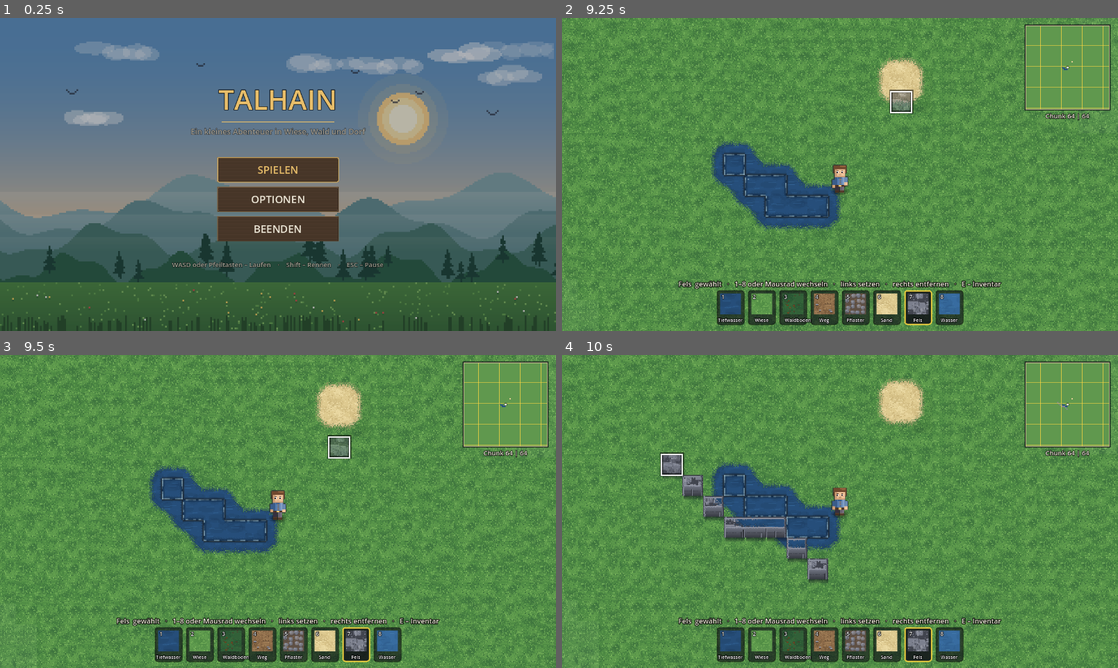
Above: before the commit, frames 1-4 (two rows, left to right).
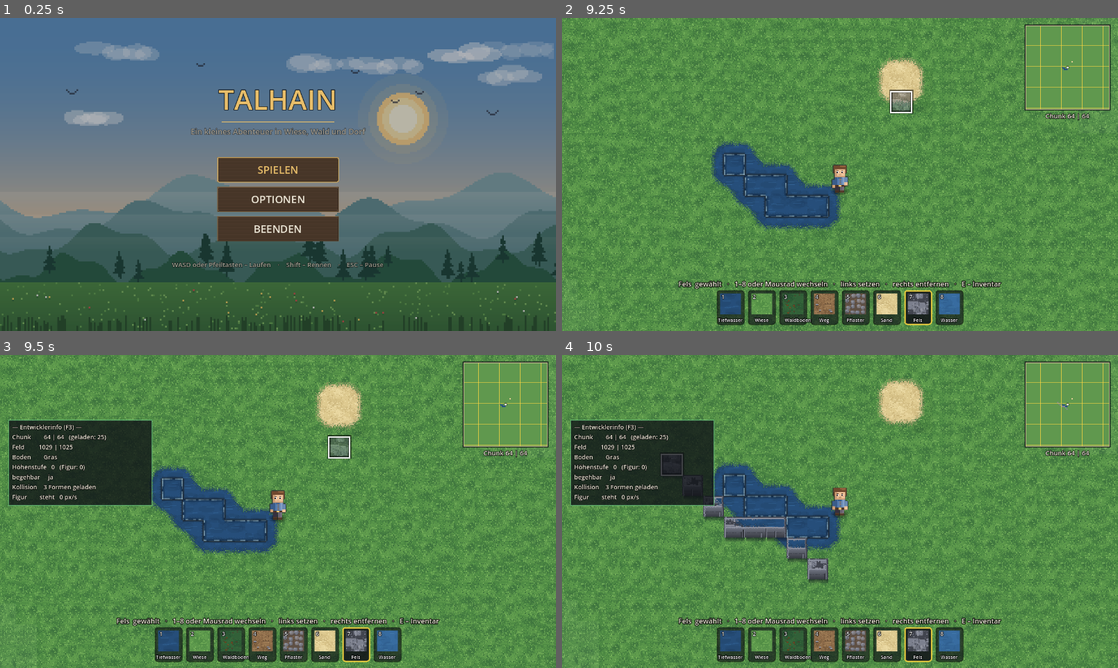
Above: after the commit, the same moments.

Repository: Liouinz/2D-Spiel-
Game: Godot game, scene res://scenes/main.tscn
Two runs of this game, one before a commit and one after it. Both use one fixed random seed, a clock stepped at 60 frames per second and the inputs below.
Inputs (mouse positions are in pixels of both pictures, inside the frame that each line leads up to):
- Up to frame 1 (0.25 s): no input
- Up to frame 2 (9.25 s): click "SPIELEN" at 0.5 s; tap Enter at 1.25, 6.5 s; move the mouse to (962, 158) at 1.27 s; hold D (move_right) 1.28-2 s; hold Shift (run) 1.28-2 s; click (962, 158) at 1.42 s; tap Space (jump) at 1.52, 1.82, 4.52, 4.82, 5.75, 7.25, 7.52, 7.82 s; tap G (toggle_grid) at 1.55 s; drag from (728, 190) to (812, 237) at 2.02 s; move the mouse to (895, 105) at 2.77 s; hold D (move_right) 2.78-3.5 s; hold H (toggle_info) 2.78-3.5 s; click (895, 105) at 3.05 s; drag from (812, 237) to (673, 127) at 3.52 s; move the mouse to (1006, 221) at 4.27 s; hold A (move_left) 4.28-5 s; right-click (1006, 221) at 4.35 s; click (1006, 221) at 4.42 s; tap 1 (build_slot_1, bound only after the commit) at 4.55 s; tap E (inventory) at 4.9 s; drag from (673, 127) to (756, 96) at 5.02 s; move the mouse to (867, 174) at 5.77 s; hold S (move_down) 5.78-6.5 s; tap 2 (build_slot_2, bound only after the commit) at 5.85 s; click (867, 174) at 5.92 s; tap 3 (build_slot_3, bound only after the commit) at 6.05 s; tap M (toggle_minimap) at 6.4 s; drag from (756, 96) to (728, 190) at 6.52 s; move the mouse to (962, 158) at 7.27 s; hold W (move_up) 7.28-8 s; tap 4 (build_slot_4, bound only after the commit) at 7.35 s; click (962, 158) at 7.42 s; tap 5 (build_slot_5, bound only after the commit) at 7.55 s; tap Escape (ui_cancel) at 7.9 s; drag from (728, 190) to (812, 237) at 8.02 s; move the mouse to (895, 105) at 8.77 s; hold S (move_down) from 8.78 s (still down); tap 6 (build_slot_6, bound only after the commit) at 8.85 s; click (895, 105) at 8.92 s; tap 7 (build_slot_7, bound only after the commit) at 9.05 s
- Up to frame 3 (9.5 s): keep holding S (move_down); tap F3 (debug_info, bound only after the commit) at 9.4 s
- Up to frame 4 (10 s): release S (move_down) at 9.5 s; drag from (812, 574) to (673, 464) at 9.52 s

Frames 1-2 are identical in both runs. In frame 3, 7.1% of the frame differs, in the area x 1-28%, y 20-49%; in frame 4, 7.1%.

Commit message:
Tasten in die InputMap, Steuerungsuebersicht, ehrliche Leistungsanzeige
TEIL 4 - Eingaben zentral

Im Bauwerkzeug standen zuletzt noch KEY_1 bis KEY_8 und KEY_F5 fest im Code,
die Maustasten ebenso. Beides sind jetzt Aktionen (build_slot_1 ...
build_slot_8, save_map, build_place, build_remove), angelegt an einer Stelle in
Config.setup_input(). Die Belegung selbst hat sich nicht geaendert, nur ihr
Ort. Ein Selbsttest prueft, dass im Bauwerkzeug keine Tastencodes mehr stehen.

TEIL 5 - Optionen, Steuerung, Anzeigen

Steuerungsuebersicht im Optionsmenue. Config.CONTROL_ROWS enthaelt
ausschliesslich Beschriftungen; welche Taste dazugehoert, holt
Config.keys_for() zur Laufzeit aus der InputMap. Aendert jemand eine Belegung,
aendert sich die Anzeige mit - dort kann also nie eine veraltete oder erfundene
Taste stehen. Bewegung steht als eine Zeile ("W A S D") statt viermal einzeln.

Leistungsanzeige (src/ui/perf_overlay.gd), bei jedem Start aus, im Optionsmenue
einschaltbar, bewusst NICHT gespeichert. Angezeigt wird nur, was die Engine
wirklich misst: FPS, Speicher, CPU Render ms, GPU Render ms, Zeichenaufrufe.
Keine erfundene Prozentanzeige - Godot liefert keine Systemauslastung, sondern
Renderzeiten, und die stehen auch so beschriftet da. Dass es
viewport_set_measure_render_time() und die beiden Abfragen gibt, wurde aus der
laufenden Engine geprueft. Liefert ein Treiber keinen Wert (im Testcontainer
sind beide Renderzeiten so), steht "-" statt einer glatten Null, die wie ein
Messwert aussaehe.

Entwicklerinfo auf F3 (src/ui/debug_overlay.gd), getrennt davon: Chunk, Feld,
Bodentyp, Hoehenstufe, begehbar, Kollisionsformen, Zustand der Figur.

TEIL 3 - Y-Sortierung, ehrlich geprueft

Requisiten und Figur liegen seit Langem in einem sortierten Knoten, Haeuser und
Baeume verdecken die Figur also korrekt. Fuer die Klippe habe ich beide Faelle
im Bild geprueft - Figur oberhalb und unterhalb der Wand - und beide werden
richtig gezeichnet. Die Wand ist 16 px hoch und sitzt am unteren Rand ihrer
eigenen Kachel; eine Lage, in der sie die Figur verdecken muesste, gibt es
dadurch nicht. Keine zusaetzliche Sortierung eingebaut, die nichts zu tun
haette.

Selbsttest: 138 Pruefungen, alle gruen. Neu: jede Aktion der Uebersicht
existiert und hat eine Taste, die angezeigten Tasten stimmen mit der Belegung
ueberein, das Bauwerkzeug kennt keine Tastencodes mehr, die Leistungsanzeige
startet aus und laesst sich ein- und ausschalten, sie nennt FPS, Speicher und
beide Renderzeiten und zeigt keine Prozentanzeige, F3 zeigt die Entwicklerinfo.

Co-Authored-By: Claude Opus 5 <noreply@anthropic.com>
Claude-Session: https://claude.ai/code/session_01HgYAB6E32DDv1UqE7nxM7u

Diff:
--- a/src/core/config.gd
+++ b/src/core/config.gd
@@ -101,6 +101,16 @@
 		"toggle_grid": [KEY_G],
 		"toggle_minimap": [KEY_M],
 		"toggle_info": [KEY_H],
+		"debug_info": [KEY_F3],
+		"save_map": [KEY_F5],
+		"build_slot_1": [KEY_1],
+		"build_slot_2": [KEY_2],
+		"build_slot_3": [KEY_3],
+		"build_slot_4": [KEY_4],
+		"build_slot_5": [KEY_5],
+		"build_slot_6": [KEY_6],
+		"build_slot_7": [KEY_7],
+		"build_slot_8": [KEY_8],
 	}
 	for action: String in actions:
 		if not InputMap.has_action(action):
@@ -109,3 +119,71 @@
 			var ev := InputEventKey.new()
 			ev.physical_keycode = key
 			InputMap.action_add_event(action, ev)
+
+	# Maustasten gehören genauso in die InputMap wie Tasten — sonst steht die
+	# Belegung an zwei Orten und die Steuerungsübersicht kennt nur die Hälfte.
+	var mouse := {
+		"build_place": MOUSE_BUTTON_LEFT,
+		"build_remove": MOUSE_BUTTON_RIGHT,
+	}
+	for action: String in mouse:
+		if not InputMap.has_action(action):
+			InputMap.add_action(action)
+		var ev := InputEventMouseButton.new()
+		ev.button_index = mouse[action]
+		InputMap.action_add_event(action, ev)
+
+## Reihenfolge und Beschriftung der Steuerungsübersicht.
+##
+## Hier stehen NUR die Beschriftungen. Welche Taste eine Aktion auslöst, holt
+## die Anzeige aus der InputMap — dadurch kann dort nie eine veraltete oder
+## erfundene Taste stehen.
+const CONTROL_ROWS := [
+	["move_up+move_left+move_down+move_right", "Laufen (auch Pfeiltasten)"],
+	["run", "Rennen"],
+	["jump", "Springen — und auf Fels hinauf"],
+	["build_place", "Block setzen"],
+	["build_remove", "Block entfernen"],
+	["build_slot_1", "Bau-Leiste Feld 1 (bis Feld 8 mit 2–8)"],
+	["inventory", "Inventar öffnen und schliessen"],
+	["toggle_grid", "Blockraster ein und aus"],
+	["toggle_minimap", "Minimap ein und aus"],
+	["toggle_info", "Anzeige oben links ein und aus"],
+	["save_map", "Karte speichern"],
+	["debug_info", "Entwicklerinfo ein und aus"],
+	["ui_cancel", "Pause / zurück"],
+]
+
+## Lesbare Tastennamen einer Aktion, direkt aus der InputMap.
+##
+## Mausrad und weitere Sonderfälle sind bewusst mit aufgeführt: was die Engine
+## kennt, soll auch dastehen.
+static func keys_for(action: String) -> String:
+	# Mehrere Aktionen mit „+" verbunden ergeben eine Zeile: bei der Bewegung
+	# soll „W A S D" dastehen und nicht viermal dieselbe Zeile.
+	if action.contains("+"):
+		var parts: Array[String] = []
+		for one: String in action.split("+"):
+			var k := keys_for(one)
+			parts.append(k.split(" / ")[0])
+		return " ".join(parts)
+	if not InputMap.has_action(action):
+		return "—"
+	var names: Array[String] = []
+	for ev: InputEvent in InputMap.action_get_events(action):
+		if ev is InputEventKey:
+			var k := ev as InputEventKey
+			var code := k.physical_keycode if k.physical_keycode != 0 else k.keycode
+			names.append(OS.get_keycode_string(code))
+		elif ev is InputEventMouseButton:
+			names.append(MOUSE_NAMES.get((ev as InputEventMouseButton).button_index,
+				"Maustaste"))
+	return " / ".join(names) if not names.is_empty() else "—"
+
+const MOUSE_NAMES := {
+	MOUSE_BUTTON_LEFT: "Linke Maustaste",
+	MOUSE_BUTTON_RIGHT: "Rechte Maustaste",
+	MOUSE_BUTTON_MIDDLE: "Mausrad-Klick",
+	MOUSE_BUTTON_WHEEL_UP: "Mausrad hoch",
+	MOUSE_BUTTON_WHEEL_DOWN: "Mausrad runter",
+}
--- a/src/core/settings.gd
+++ b/src/core/settings.gd
@@ -12,6 +12,10 @@
 
 ## Belegung der acht Felder der Bau-Leiste. Leer = Standardbelegung.
 var build_loadout: Array = []
+
+## Leistungsanzeige. Bewusst NICHT gespeichert: sie soll bei jedem Start aus
+## sein und nur für die laufende Sitzung eingeschaltet werden können.
+var show_perf: bool = false
 
 func _ready() -> void:
 	load_settings()
--- a/src/dev/self_test.gd
+++ b/src/dev/self_test.gd
@@ -298,6 +298,7 @@
 	main.open_options()
 	await _frames(2)
 	_check(main.state == main.State.OPTIONS, "Optionen offen")
+	await _frames(4)
 	await _shot("06_optionen")
 	main.close_options()
 	await _frames(2)
@@ -631,6 +632,9 @@
 
 	# --- Eingaben dürfen nicht von der Oberfläche ins Spiel durchsickern ---
 	await _check_input_lock(world, map, player)
+
+	# --- Eingaben, Steuerungsübersicht, Anzeigen ---
+	await _check_input_map(world)
 
 	# --- Gelände: sichtbar und begehbar müssen zusammenpassen ---
 	await _check_terrain(world, map, player)
@@ -751,6 +755,20 @@
 		world.grid.cursor_block = Vector2i(-1, -1)
 		await _frames(6)
 		await _shot("10_auf_dem_fels")
+
+		# Figur DIREKT unter die Klippenwand: hier zeigt sich, ob sie davor
+		# oder dahinter gezeichnet wird.
+		player.position = Vector2(ledge.x + 0.5, ledge.y + 0.9) * Config.TILE
+		player.velocity = Vector2.ZERO
+		world.camera.snap_to_target()
+		Settings.show_perf = true
+		Settings.changed.emit()
+		world.hud.debug.visible = true
+		await _frames(8)
+		await _shot("11_klippe_und_anzeigen")
+		Settings.show_perf = false
+		Settings.changed.emit()
+		world.hud.debug.visible = false
 		tool.set_process(true)
 
 	# Kein Bildversatz beim Verlassen der Stufe — das war das „Hochklatschen".
@@ -830,6 +848,66 @@
 	player.velocity = Vector2.ZERO
 	await _frames(4)
 
+## Eingaben zentral, Steuerungsübersicht ehrlich, Anzeigen wie verlangt.
+func _check_input_map(world: Node2D) -> void:
+	# 1. Jede Aktion der Übersicht existiert wirklich und hat eine Taste.
+	var missing: Array[String] = []
+	for entry: Array in Config.CONTROL_ROWS:
+		for one: String in String(entry[0]).split("+"):
+			if not InputMap.has_action(one) or Config.keys_for(one) == "—":
+				missing.append(one)
+	_check(missing.is_empty(),
+		"Steuerungsübersicht zeigt nur Aktionen, die es gibt%s"
+		% ("" if missing.is_empty() else " (fehlt: %s)" % ", ".join(missing)))
+
+	# 2. Die Tasten stimmen mit der tatsächlichen Belegung überein.
+	_check(Config.keys_for("inventory") == "E", "E öffnet das Inventar")
+	_check(Config.keys_for("toggle_grid") == "G", "G schaltet das Raster")
+	_check(Config.keys_for("build_place") == "Linke Maustaste", "Links setzt")
+	_check(Config.keys_for("build_remove") == "Rechte Maustaste", "Rechts entfernt")
+	_check(Config.keys_for("build_slot_3") == "3", "Feld 3 liegt auf der 3")
+	_check(Config.keys_for("save_map") == "F5", "F5 speichert")
+
+	# 3. Keine hartcodierte Taste mehr im Bauwerkzeug.
+	var src := FileAccess.get_file_as_string("res://src/world/build_tool.gd")
+	_check(not src.contains("KEY_1") and not src.contains("KEY_F5"),
+		"Das Bauwerkzeug kennt keine Tastencodes mehr")
+
+	# 4. Leistungsanzeige: beim Start aus, einschaltbar, echte Zahlen.
+	var perf: Control = world.hud.perf
+	_check(perf != null and not perf.visible and not Settings.show_perf,
+		"Leistungsanzeige startet ausgeschaltet")
+	Settings.show_perf = true
+	Settings.changed.emit()
+	await _frames(3)
+	perf.refresh()
+	_check(perf.visible, "Leistungsanzeige lässt sich einschalten")
+	var text: String = perf._label.text
+	_check(text.contains("FPS") and text.contains("Speicher")
+		and text.contains("CPU Render") and text.contains("GPU Render"),
+		"Leistungsanzeige nennt FPS, Speicher und beide Renderzeiten")
+	_check(Config.keys_for("move_up+move_left+move_down+move_right") == "W A S D",
+		"Bewegung steht als eine Zeile: W A S D")
+	_check(not text.contains("CPU 0 %") and not text.contains("%"),
+		"Keine erfundene Prozentanzeige")
+	_check(OS.get_static_memory_usage() > 0 and Engine.get_frames_per_second() >= 0,
+		"Speicher und FPS liefern echte Werte (%s)" %
+		[OS.get_static_memory_usage()])
+	Settings.show_perf = false
+	Settings.changed.emit()
+	await _frames(2)
+	_check(not perf.visible, "Leistungsanzeige lässt sich wieder ausschalten")
+
+	# 5. Entwicklerinfo ist etwas anderes und liegt auf F3.
+	var dbg: Control = world.hud.debug
+	_check(dbg != null and not dbg.visible, "Entwicklerinfo startet ausgeschaltet")
+	dbg._unhandled_input(_key("debug_info"))
+	await _frames(3)
+	_check(dbg.visible and dbg._label.text.contains("Höhenstufe"),
+		"F3 zeigt Chunk, Feld, Boden, Höhenstufe und Zustand")
+	dbg._unhandled_input(_key("debug_info"))
+	await _frames(2)
+
 ## Gelände, Kollision und Übergänge.
 ##
 ## Alle neun Bodentypen einzeln, dann die sechs Übergänge zwischen Land, Wasser
--- /dev/null
+++ b/src/ui/debug_overlay.gd
@@ -0,0 +1,71 @@
+extends Control
+## Entwicklerinfo auf F3 — bewusst getrennt von der Leistungsanzeige.
+##
+## Die Leistungsanzeige beantwortet „läuft es flüssig". Diese hier beantwortet
+## „was liegt hier eigentlich": Chunk, Feld, Bodentyp, Höhenstufe, ob es
+## begehbar ist, wie viele Kollisionsformen der Chunk hat und in welchem
+## Zustand die Figur ist.
+
+var map: MapData
+var player: Player
+var streamer: ChunkStreamer
+
+var _label: Label
+
+func _ready() -> void:
+	set_anchors_preset(Control.PRESET_TOP_LEFT)
+	mouse_filter = Control.MOUSE_FILTER_IGNORE
+	offset_left = 20
+	offset_top = 150
+	custom_minimum_size = Vector2(330, 196)
+	size = custom_minimum_size
+	visible = false
+
+	_label = Label.new()
+	_label.set_anchors_preset(Control.PRESET_FULL_RECT)
+	_label.offset_left = 8
+	_label.offset_top = 6
+	_label.mouse_filter = Control.MOUSE_FILTER_IGNORE
+	_label.add_theme_font_size_override("font_size", 14)
+	_label.add_theme_color_override("font_color", Palette.UI_TEXT)
+	_label.add_theme_constant_override("outline_size", 4)
+	_label.add_theme_color_override("font_outline_color", Color(0, 0, 0, 0.9))
+	add_child(_label)
+
+func _unhandled_input(event: InputEvent) -> void:
+	if not event.is_action_pressed("debug_info"):
+		return
+	visible = not visible
+	get_viewport().set_input_as_handled()
+
+func _process(_delta: float) -> void:
+	if not visible or map == null or not is_instance_valid(player):
+		return
+	var b := GridOverlay.block_at(player.global_position)
+	var c := GridOverlay.chunk_of(b)
+	var t := map.get_tile(b.x, b.y)
+	var state := "läuft"
+	if player.is_swimming():
+		state = "schwimmt"
+	elif player.is_jumping():
+		state = "springt"
+	elif player.velocity.length() < 6.0:
+		state = "steht"
+	_label.text = "\n".join([
+		"— Entwicklerinfo (F3) —",
+		"Chunk        %d | %d   (geladen: %d)" % [c.x, c.y,
+			streamer.loaded_count() if is_instance_valid(streamer) else 0],
+		"Feld         %d | %d" % [b.x, b.y],
+		"Boden        %s" % GroundTileSet.NAMES.get(t, "?"),
+		"Höhenstufe   %d   (Figur: %d)" % [map.level_at(b.x, b.y), player.level()],
+		"begehbar     %s%s" % ["nein" if map.is_solid(b.x, b.y) else "ja",
+			"   schwimmbar" if map.is_swimmable(b.x, b.y) else ""],
+		"Kollision    %d Formen geladen" % (
+			streamer.shape_count() if is_instance_valid(streamer) else 0),
+		"Figur        %s   %.0f px/s" % [state, player.velocity.length()],
+	])
+	queue_redraw()
+
+func _draw() -> void:
+	draw_rect(Rect2(Vector2.ZERO, size), Color(0.06, 0.07, 0.09, 0.78), true)
+	draw_rect(Rect2(Vector2.ZERO, size), Color(0.45, 0.85, 0.55, 0.6), false, 2.0)
--- a/src/ui/hud.gd
+++ b/src/ui/hud.gd
@@ -11,6 +11,8 @@
 var _label: Label
 var _blocks: Label
 var minimap: Control
+var perf: Control
+var debug: Control
 var _time: float = 0.0
 
 func _ready() -> void:
@@ -35,6 +37,19 @@
 		minimap = preload("res://src/ui/minimap.gd").new()
 		minimap.name = "Minimap"
 		root.add_child(minimap)
+
+	# Leistungsanzeige: immer vorhanden, beim Start immer unsichtbar.
+	perf = preload("res://src/ui/perf_overlay.gd").new()
+	perf.name = "Perf"
+	perf.visible = Settings.show_perf
+	root.add_child(perf)
+	Settings.changed.connect(func() -> void:
+		if is_instance_valid(perf):
+			perf.visible = Settings.show_perf)
+
+	debug = preload("res://src/ui/debug_overlay.gd").new()
+	debug.name = "Debug"
+	root.add_child(debug)
 
 	if Settings.show_hints:
 		_label = _make_label(17)
--- a/src/ui/options_menu.gd
+++ b/src/ui/options_menu.gd
@@ -7,6 +7,7 @@
 var _sfx: HSlider
 var _fullscreen: CheckBox
 var _hints: CheckBox
+var _perf: CheckBox
 var _back: Button
 
 func _init() -> void:
@@ -52,8 +53,14 @@
 	_hints.toggled.connect(func(v: bool) -> void: Settings.show_hints = v)
 	grid.add_child(_hints)
 
-	col.add_child(UiTheme.text_label(
-		"Bewegen: W A S D oder Pfeiltasten   ·   Rennen: Shift   ·   Pause: ESC", 15))
+	grid.add_child(_label("Leistungsanzeige"))
+	_perf = CheckBox.new()
+	_perf.toggled.connect(func(v: bool) -> void:
+		Settings.show_perf = v
+		Settings.changed.emit())
+	grid.add_child(_perf)
+
+	col.add_child(_controls_section())
 
 	_back = UiTheme.button("ZURÜCK")
 	_back.pressed.connect(func() -> void: back_pressed.emit())
@@ -61,6 +68,32 @@
 	col.add_child(_back)
 
 	refresh()
+
+## Steuerungsübersicht.
+##
+## Die Tasten kommen aus der InputMap, nicht aus einer Liste im Code. Ändert
+## sich eine Belegung, ändert sich diese Anzeige mit — hier kann also nie eine
+## veraltete oder erfundene Taste stehen.
+func _controls_section() -> VBoxContainer:
+	var box := VBoxContainer.new()
+	box.add_theme_constant_override("separation", 4)
+	box.add_child(UiTheme.title("STEUERUNG", 22))
+
+	var rows := GridContainer.new()
+	rows.columns = 2
+	rows.add_theme_constant_override("h_separation", 22)
+	rows.add_theme_constant_override("v_separation", 3)
+	for entry: Array in Config.CONTROL_ROWS:
+		var keys := _label(Config.keys_for(entry[0]))
+		keys.horizontal_alignment = HORIZONTAL_ALIGNMENT_RIGHT
+		keys.custom_minimum_size = Vector2(210, 0)
+		keys.add_theme_font_size_override("font_size", 15)
+		rows.add_child(keys)
+		var what := _label(entry[1])
+		what.add_theme_font_size_override("font_size", 15)
+		rows.add_child(what)
+	box.add_child(rows)
+	return box
 
 func _label(text: String) -> Label:
 	var l := Label.new()
@@ -88,6 +121,7 @@
 	_sfx.set_value_no_signal(Settings.sfx_volume)
 	_fullscreen.set_pressed_no_signal(Settings.fullscreen)
 	_hints.set_pressed_no_signal(Settings.show_hints)
+	_perf.set_pressed_no_signal(Settings.show_perf)
 	if not _music.value_changed.is_connected(_on_music):
 		_music.value_changed.connect(_on_music)
 		_sfx.value_changed.connect(_on_sfx)
--- /dev/null
+++ b/src/ui/perf_overlay.gd
@@ -0,0 +1,87 @@
+extends Control
+## Kleine Leistungsanzeige, standardmässig aus.
+##
+## Angezeigt wird nur, was die Engine wirklich misst. Es gibt hier bewusst
+## keine „CPU 43 %"-Anzeige: Godot liefert keine Systemauslastung, sondern
+## Renderzeiten. Die stehen deshalb auch so beschriftet da. Liefert die Engine
+## einen Wert nicht, steht „—" statt einer erfundenen Zahl.
+
+const REFRESH := 0.25          ## Sekunden zwischen zwei Aktualisierungen
+
+var _label: Label
+var _accum: float = 0.0
+var _vp_rid: RID
+
+func _ready() -> void:
+	set_anchors_preset(Control.PRESET_TOP_RIGHT)
+	mouse_filter = Control.MOUSE_FILTER_IGNORE
+	custom_minimum_size = Vector2(210, 124)
+	offset_left = -230
+	offset_right = -20
+	offset_top = 250
+	offset_bottom = 374
+
+	_label = Label.new()
+	_label.set_anchors_preset(Control.PRESET_FULL_RECT)
+	_label.offset_left = 8
+	_label.offset_top = 6
+	_label.mouse_filter = Control.MOUSE_FILTER_IGNORE
+	_label.add_theme_font_size_override("font_size", 14)
+	_label.add_theme_color_override("font_color", Palette.UI_TEXT)
+	_label.add_theme_constant_override("outline_size", 4)
+	_label.add_theme_color_override("font_outline_color", Color(0, 0, 0, 0.9))
+	add_child(_label)
+
+	# Ohne dieses Einschalten liefert die Engine keine Renderzeiten.
+	var vp := get_viewport()
+	if vp != null:
+		_vp_rid = vp.get_viewport_rid()
+		RenderingServer.viewport_set_measure_render_time(_vp_rid, true)
+	refresh()
+
+func _process(delta: float) -> void:
+	if not visible:
+		return
+	_accum += delta
+	if _accum < REFRESH:
+		return
+	_accum = 0.0
+	refresh()
+
+func refresh() -> void:
+	if _label == null:
+		return
+	_label.text = "\n".join([
+		"FPS   %d" % Engine.get_frames_per_second(),
+		"Speicher   %s" % _mib(OS.get_static_memory_usage()),
+		"CPU Render   %s" % _ms(_cpu_ms()),
+		"GPU Render   %s" % _ms(_gpu_ms()),
+		"Zeichenaufrufe   %s" % _count(Performance.RENDER_TOTAL_DRAW_CALLS_IN_FRAME),
+	])
+	queue_redraw()
+
+func _cpu_ms() -> float:
+	return RenderingServer.viewport_get_measured_render_time_cpu(_vp_rid) if _vp_rid.is_valid() else -1.0
+
+func _gpu_ms() -> float:
+	return RenderingServer.viewport_get_measured_render_time_gpu(_vp_rid) if _vp_rid.is_valid() else -1.0
+
+## Millisekunden — oder „—", wenn die Engine hier nichts misst.
+##
+## Auch eine glatte 0,00 gilt als „nicht gemessen": manche Treiber füllen den
+## Zähler nicht, und eine Null sähe aus wie ein echter Messwert.
+static func _ms(v: float) -> String:
+	return "—" if v <= 0.0 else "%.2f ms" % v
+
+static func _mib(bytes: int) -> String:
+	return "%.0f MiB" % (float(bytes) / 1048576.0)
+
+## Zähler, die manche Treiber nicht füllen: dann lieber „—" als eine Null, die
+## nach „nichts los" aussieht.
+static func _count(monitor: int) -> String:
+	var v := Performance.get_monitor(monitor)
+	return "—" if v <= 0.0 else "%d" % int(v)
+
+func _draw() -> void:
+	draw_rect(Rect2(Vector2.ZERO, size), Color(0.06, 0.07, 0.09, 0.72), true)
+	draw_rect(Rect2(Vector2.ZERO, size), Color(0.85, 0.80, 0.62, 0.55), false, 2.0)
--- a/src/world/build_tool.gd
+++ b/src/world/build_tool.gd
@@ -69,15 +69,19 @@
 		return
 	if not _playing():
 		return
-	if event is InputEventKey and event.pressed and not event.echo:
-		var k: int = (event as InputEventKey).physical_keycode
-		if k >= KEY_1 and k <= KEY_8:
-			bar.select(k - KEY_1)
+	# Belegung über die InputMap, nicht über Tastencodes im Code. Die
+	# Steuerungsübersicht im Optionsmenü liest dieselben Aktionen.
+	for i in 8:
+		if event.is_action_pressed("build_slot_%d" % (i + 1)):
+			bar.select(i)
 			Audio.play_ui("blip")
 			get_viewport().set_input_as_handled()
-		elif k == KEY_F5:
-			save()
-			get_viewport().set_input_as_handled()
+			return
+	if event.is_action_pressed("save_map"):
+		save()
+		get_viewport().set_input_as_handled()
+		return
+	if event is InputEventKey:
 		return
 	if event is InputEventMouseButton:
 		var mb := event as InputEventMouseButton
@@ -112,6 +116,8 @@
 		return false
 	return not (is_instance_valid(bar) and bar.covers(_screen_mouse()))
 
+## Welcher Bodentyp gehört zu welcher Maustaste? „Entfernen" heisst: zurück auf
+## Gras — es gibt kein Loch im Boden.
 func _tile_for(button: int) -> int:
 	return MapData.Tile.GRASS if button == MOUSE_BUTTON_RIGHT else bar.tile_type()
 
--- a/src/world/world.gd
+++ b/src/world/world.gd
@@ -130,6 +130,10 @@
 	if is_instance_valid(hud.minimap):
 		hud.minimap.map = map
 		hud.minimap.player = player
+	if is_instance_valid(hud.debug):
+		hud.debug.map = map
+		hud.debug.player = player
+		hud.debug.streamer = streamer
 
 	# Bau-Leiste: nur im Aufbaumodus. Auf der fertigen Insel würde ein Klick
 	# sonst Wege und Küste zerlegen.
Binary file added: docs/bilder/anzeigen.png
Binary file changed: docs/bilder/bauen.png
Binary file added: docs/bilder/optionen.png
Not shown, changed: README.md
Not shown, changed: docs/architektur.md
